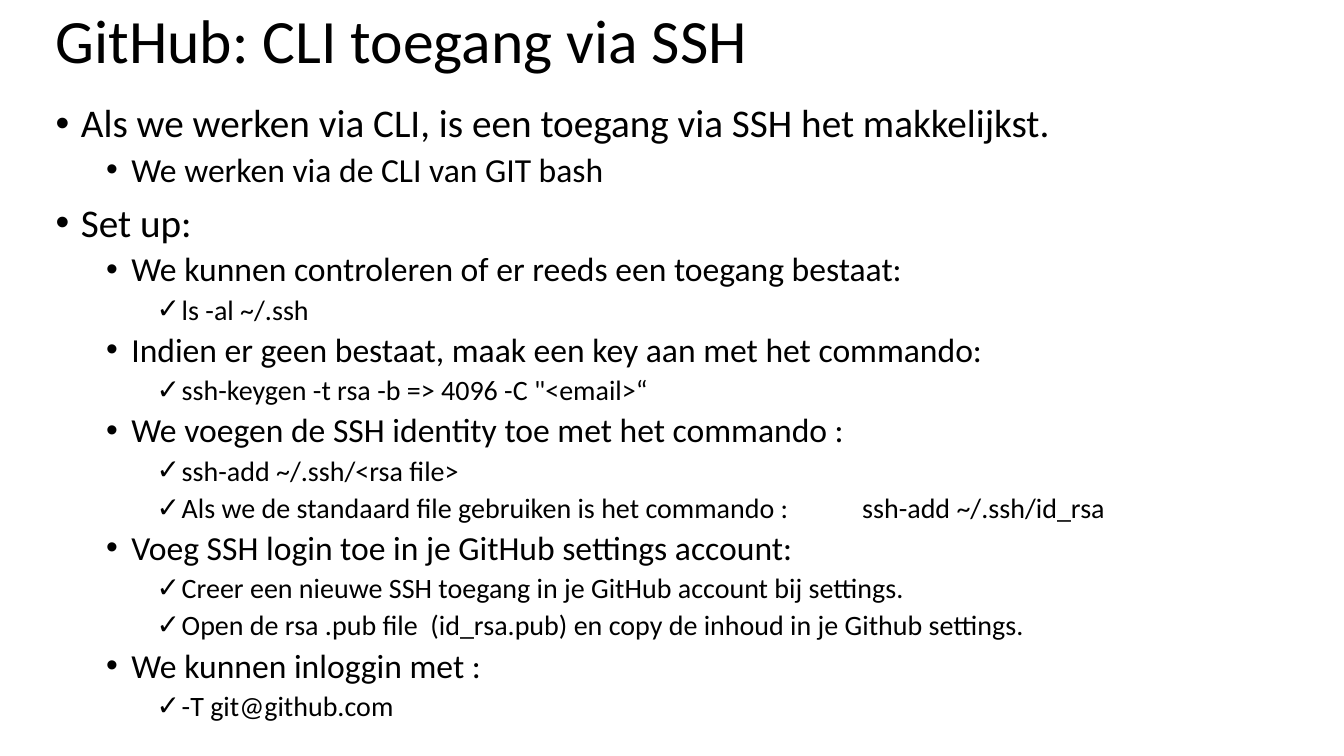
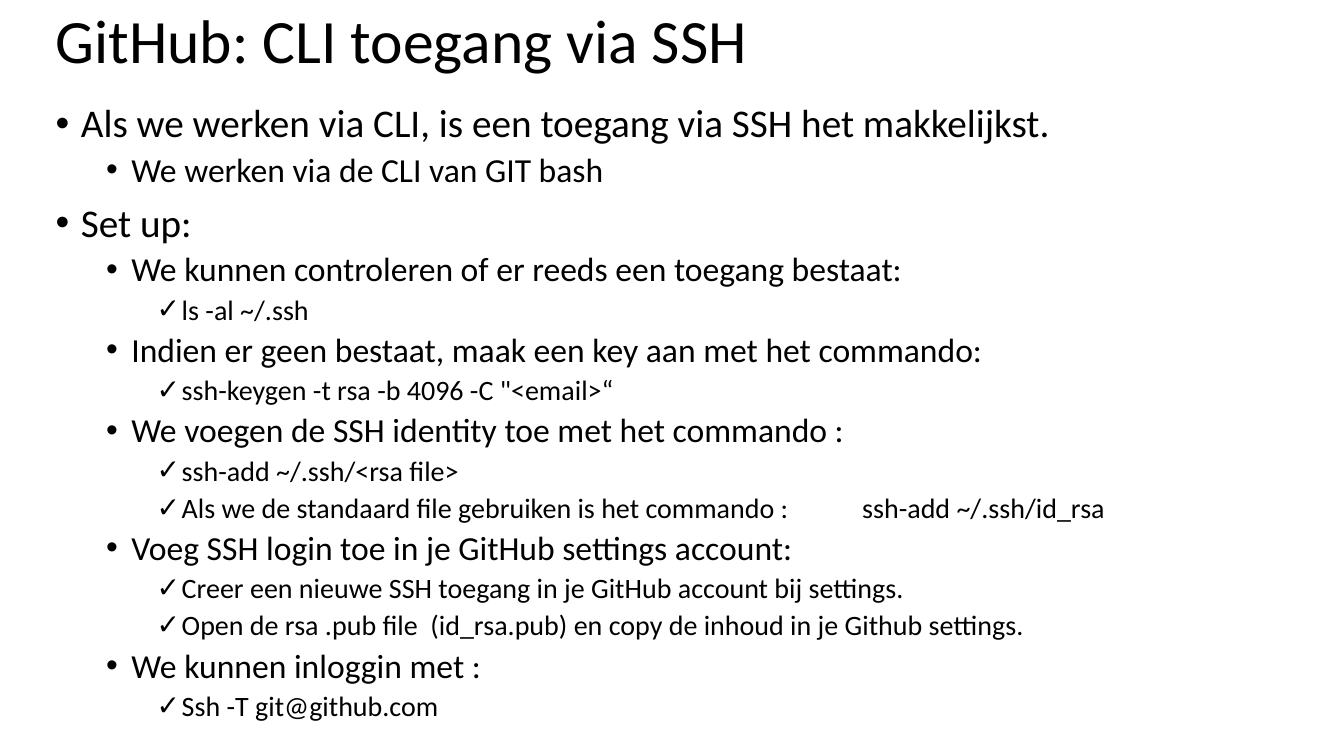
Before and after one commit to Fleximinded/BasicCSharp, a slide deck: slide 15 of Powerpoints/Basiskennis-GIT.pptx. Drawn at 1344x756 pixels with LibreOffice and Linux fonts; fonts in the diff are those of the drawing. Boxes give left, top, right and bottom in pixels: in the first picture for what was removed or moved away, otherwise in the second. Text is boxed around its words. In the diff, an @@ line names an element or a change of style, - is before the commit and + after.

```diff
--- a/Powerpoints/Basiskennis-GIT.pptx
+++ b/Powerpoints/Basiskennis-GIT.pptx
@@ text at [182,380,613,405]: text changed @@
-    ✓ ssh-keygen -t rsa -b => 4096 -C "<email>“
+    ✓ ssh-keygen -t rsa -b 4096 -C "<email>“
@@ text at [182,696,438,721]: text changed @@
-    ✓ -T git@github.com
+    ✓ Ssh -T git@github.com
```
Also in this commit, not shown: 2 other files.
